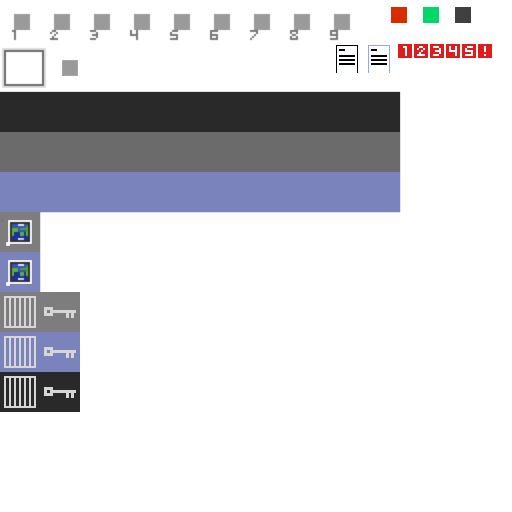
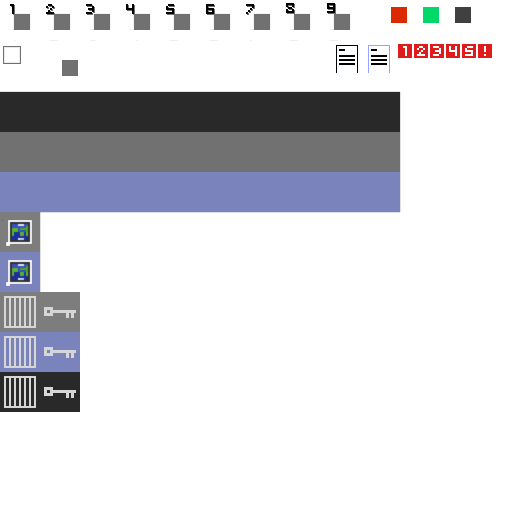
Comparing the layer stacks of the two 512 x 512 images. Changes:
removed layer "Layer 2" over [62, 60, 78, 76]
added layer "??? indicator (next to selected)" above "Highlight for ???" over [62, 60, 78, 76]
added layer "Selected slot marker" above "Marker digits" over [3, 46, 21, 64]
added layer "Marker digits" above "Marker digits shadow" over [10, 3, 335, 14]
added layer "Marker digits shadow" above "Imported digits" over [11, 4, 336, 15]
added layer "Pack slots" above "Background Layer" over [12, 13, 350, 30]
painted on "Background Layer" over [0, 13, 400, 172]
